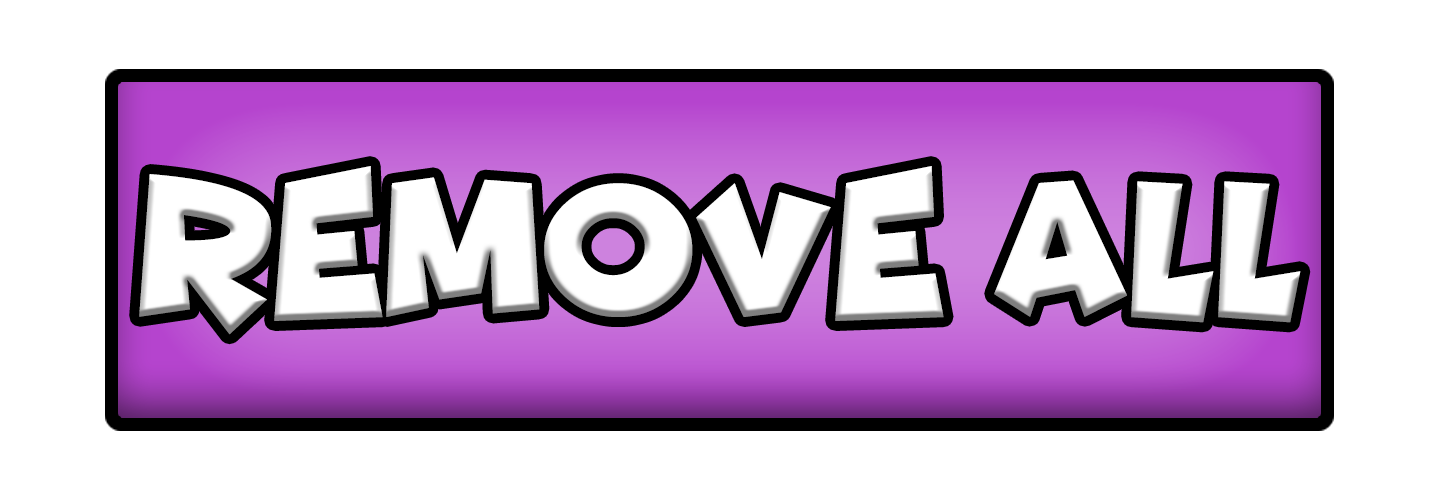
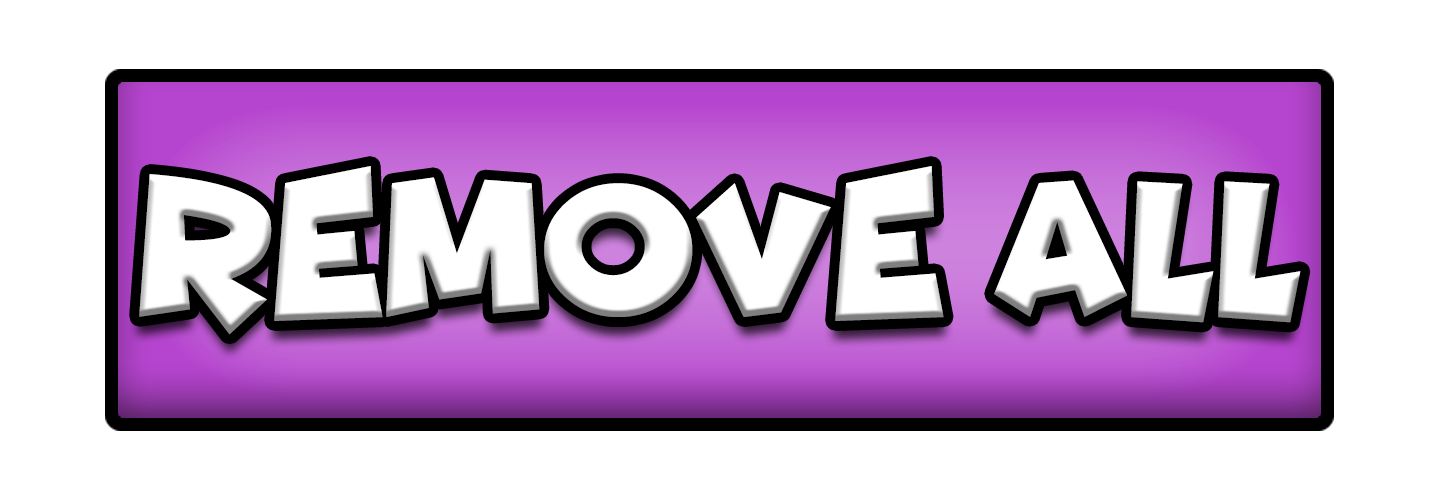
Layers edited between the first and the second 1440x500 image:
pixels changed over 129, 195, 1310, 360 (layer not identified)
